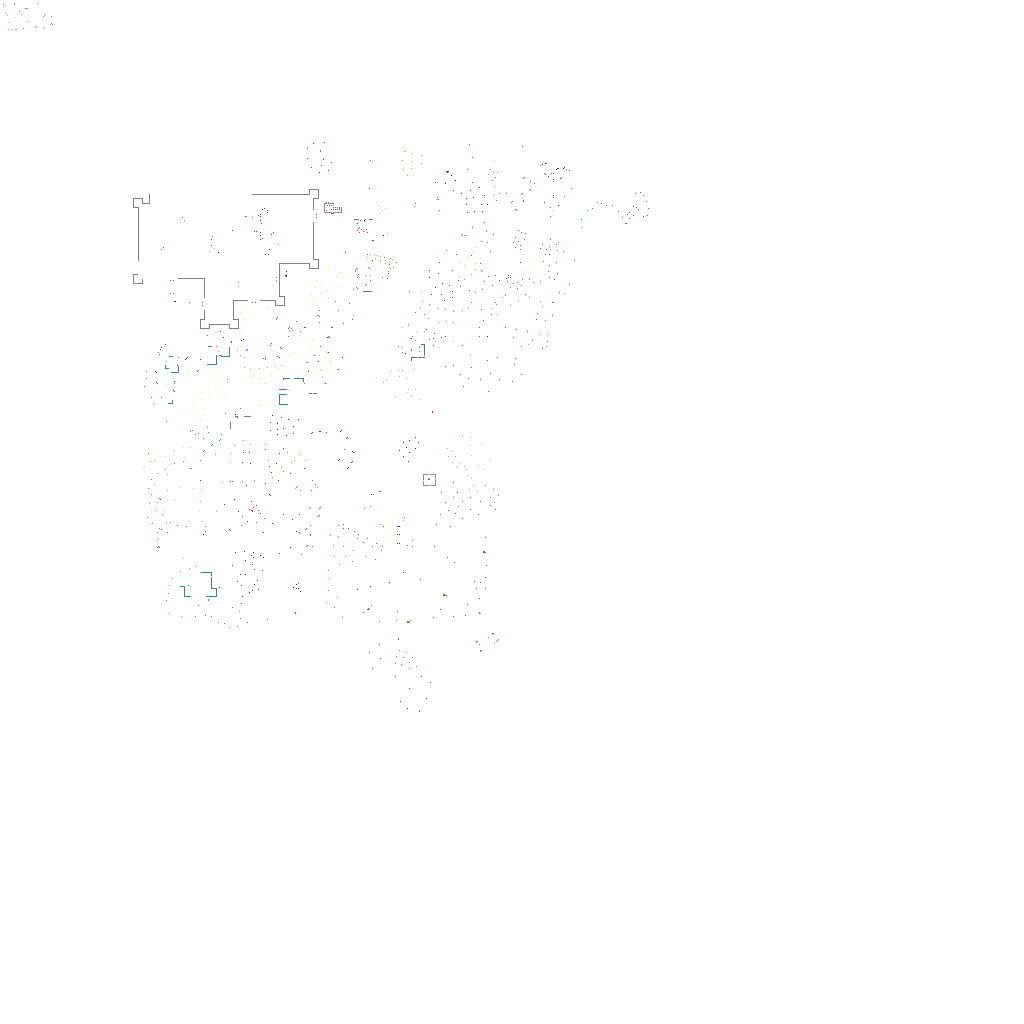
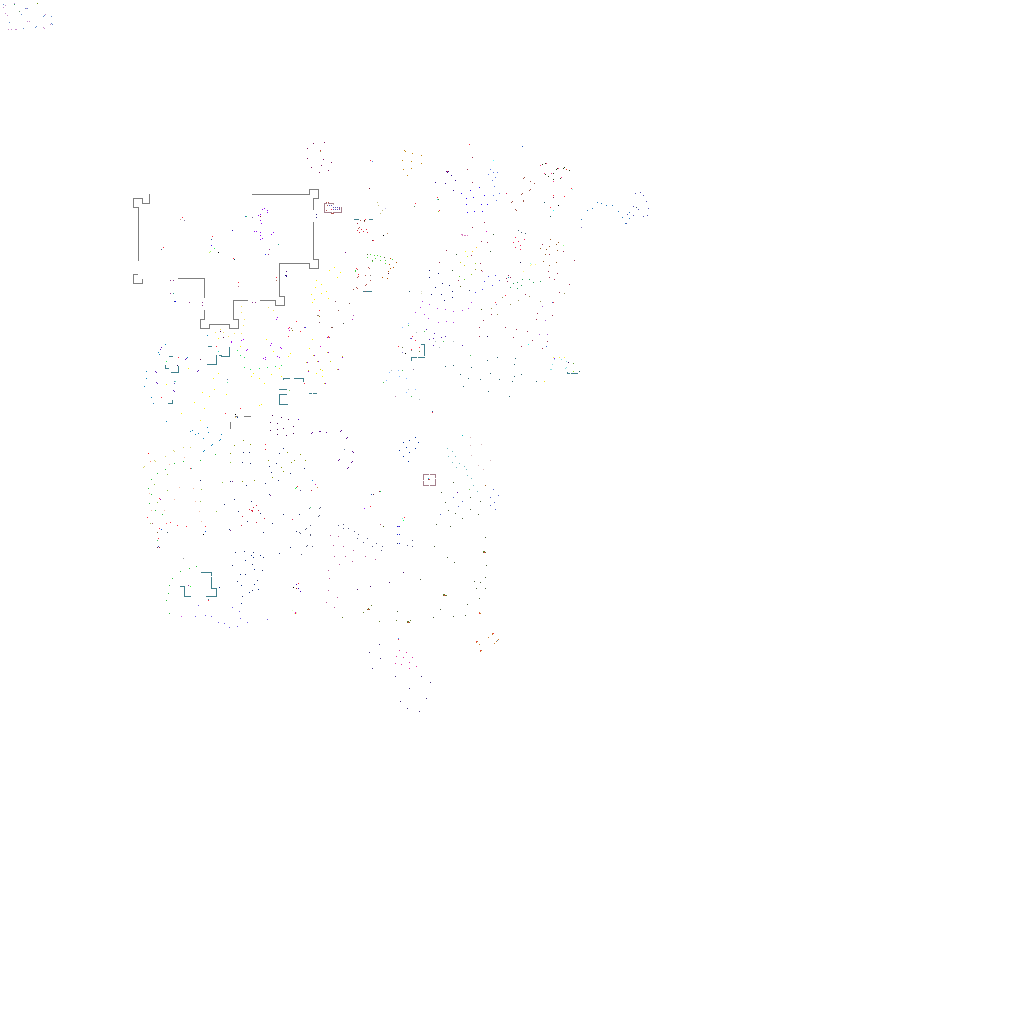
Comparing the layer stacks of the two w=1024, h=1024 images. Changes:
painted on "stuff" over left=233, top=258, right=580, bottom=397
